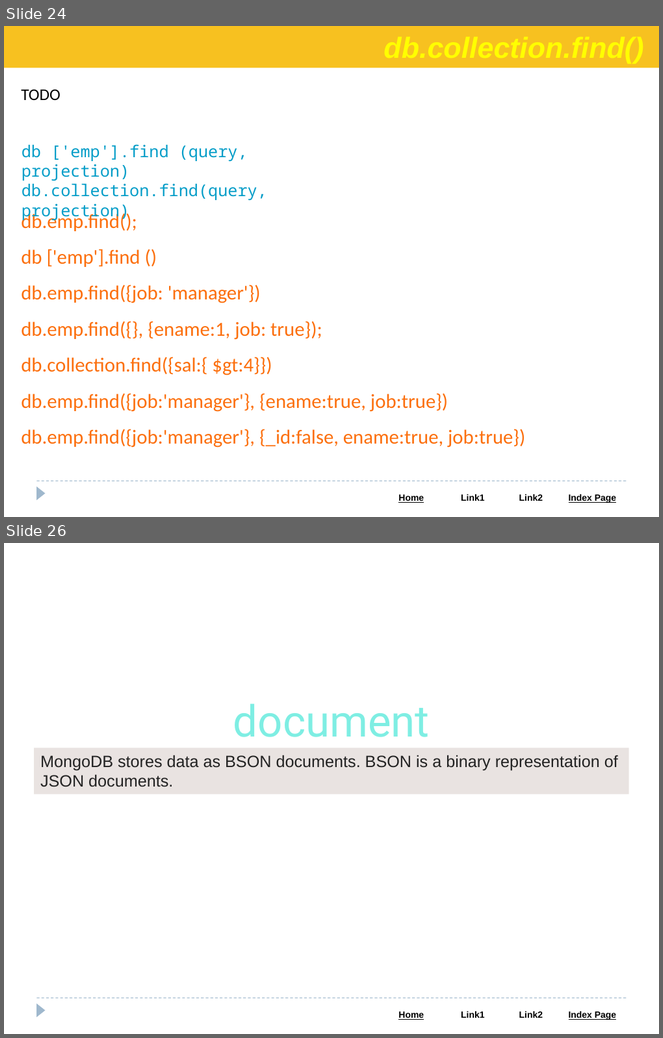
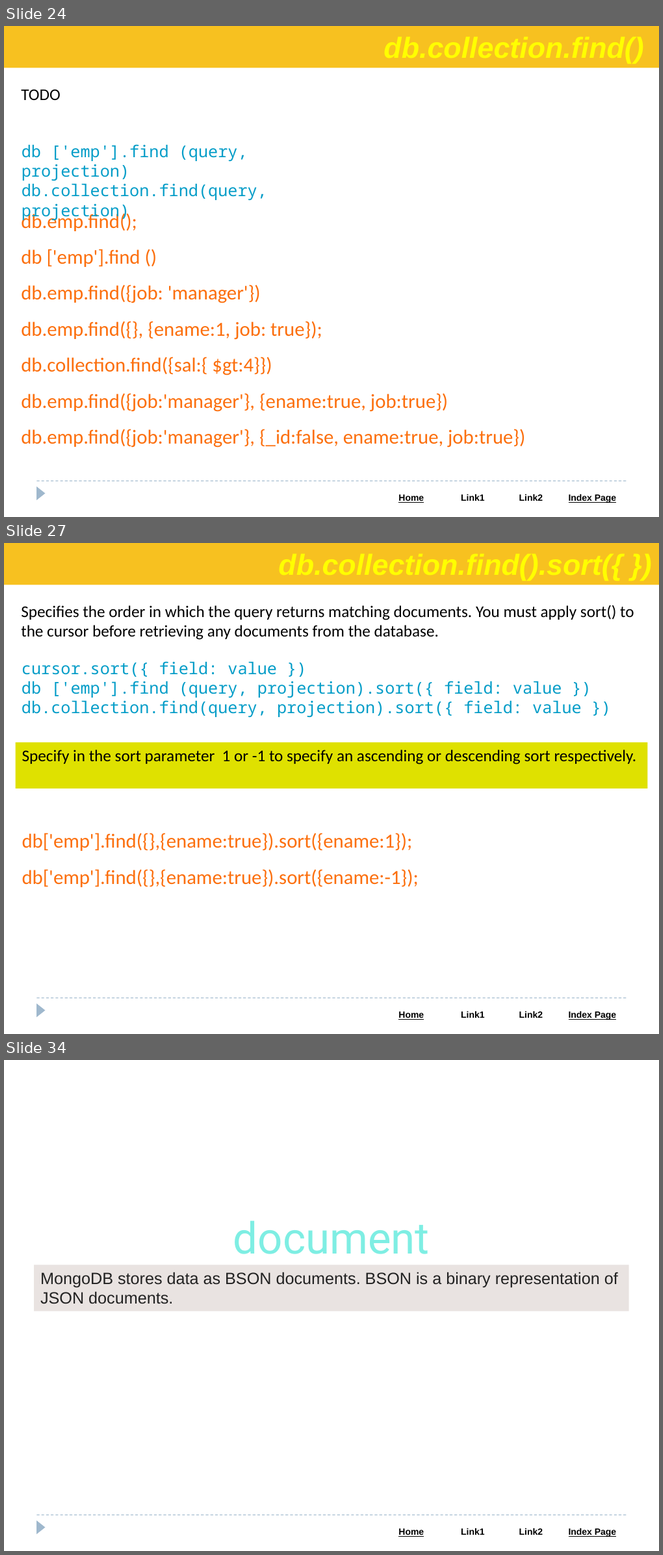
Before and after one commit to Saleel-Bagde/PPT-s, a slide deck: MongoDB.pptx. Shown one above the other, each under a label of ours: slides 24 and 26 before the commit, slides 24, 27 and 34 after it; the slides between them are not shown. The pictures are 663x1038 and 663x1555 pixels, drawn with LibreOffice and Linux fonts; fonts in the diff are those of the drawing. Boxes give left, top, right and bottom in pixels: in the first picture for what was removed or moved away, otherwise in the second. Text is boxed around its words. In the diff, an @@ line names an element or a change of style, - is before the commit and + after.

```diff
--- a/MongoDB.pptx
+++ b/MongoDB.pptx
@@ slide 27 added at bbox=[4, 543, 659, 1034], background #FFFFFF; not listed: 3 template elements that a slide beside it also shows @@
@@ rectangle added at bbox=[4, 543, 659, 585], fill #F7C120 @@
@@ text added at bbox=[21, 605, 634, 640], 18 pt, text #000000 @@
+Specifies the order in which the query returns matching documents. You must apply sort() to the cursor before retrieving any documents from the database.
@@ text added at bbox=[22, 661, 582, 717], 18 pt, text #049DC8 @@
+cursor.sort({ field: value })
+db ['emp'].find (query, projection).sort({ field: value })
+db.collection.find(query, projection).sort({ field: value })
@@ rectangle added at bbox=[16, 742, 648, 789], fill #DFE100, 18 pt, text #000000 @@
+Specify in the sort parameter 1 or -1 to specify an ascending or descending sort respectively.
@@ text added at bbox=[22, 833, 419, 887], 22 pt, text #FC6F0D @@
+db['emp'].find({},{ename:true}).sort({ename:1});
+db['emp'].find({},{ename:true}).sort({ename:-1});
@@ what was slide 26 is now slide 34 @@
```
Also in this commit, not shown: 2 slides changed, 7 other slides added.
